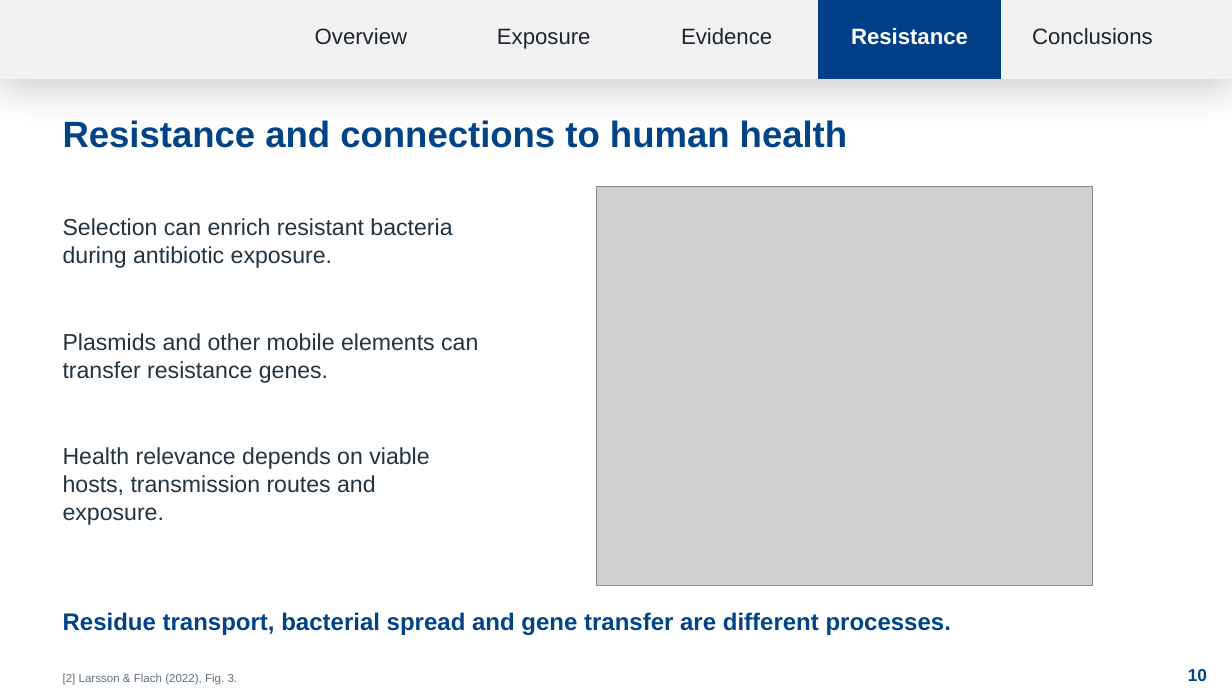
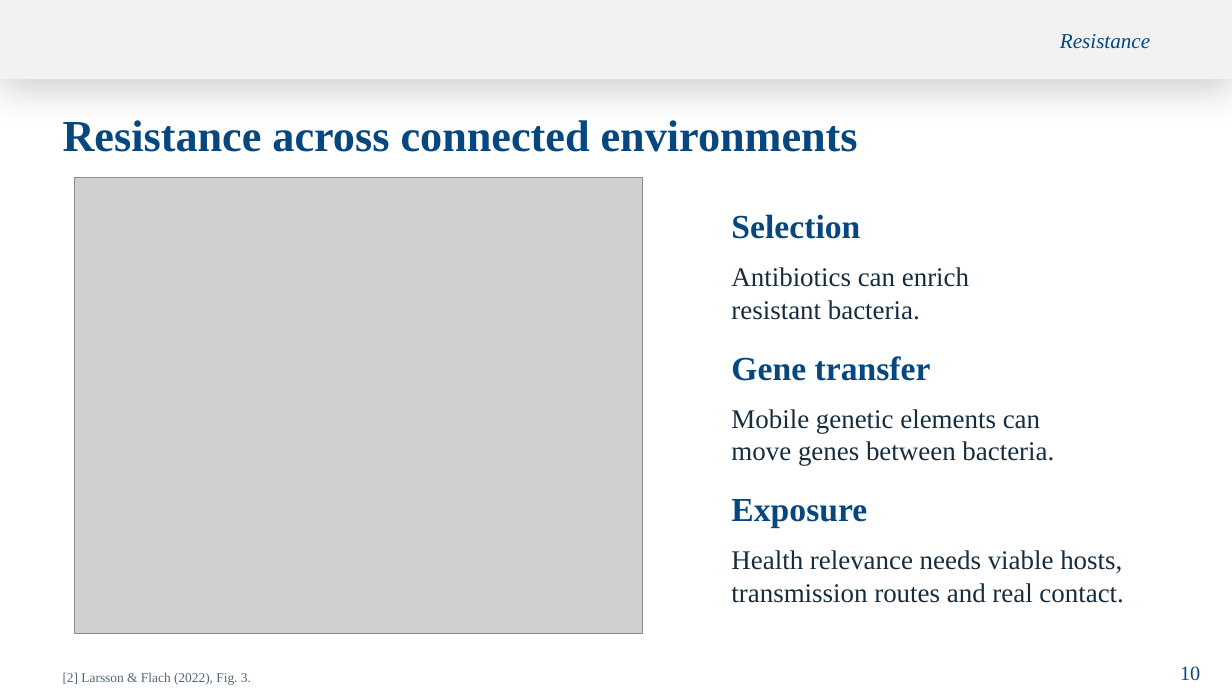
Before and after one commit to sophiawang122/yang, a slide deck: slide 10 of Antibiotics_Environmental_Toxicology_EN.pptx. Drawn at 1232x693 pixels with LibreOffice and Linux fonts; fonts in the diff are those of the drawing; grey boxes stand for pictures; background and template pictures are left out. Boxes give left, top, right and bottom in pixels: in the first picture for what was removed or moved away, otherwise in the second. Text is boxed around its words. In the diff, an @@ line names an element or a change of style, - is before the commit and + after.

```diff
--- a/Antibiotics_Environmental_Toxicology_EN.pptx
+++ b/Antibiotics_Environmental_Toxicology_EN.pptx
@@ text removed at box(315, 28, 407, 45) @@
-Overview
@@ text removed at box(681, 28, 772, 45) @@
-Evidence
@@ text "Resistance": place and size @@
-text "Resistance" at box(851, 28, 968, 45)
+text "Resistance" at box(1060, 34, 1150, 49)
@@ text "Resistance" at box(1060, 34, 1150, 49): size 17.2 to 16.5 pt, font Arial to Times New Roman, text colour #FFFFFF to #064780, bold off, italic on; alignment centre to right; vertical alignment middle to top @@
@@ rectangle removed at box(818, 0, 1001, 79) @@
@@ text removed at box(1032, 28, 1153, 45) @@
-Conclusions
@@ text at box(63, 120, 858, 152): text changed; size 28.5 to 34.5 pt; font Arial to Times New Roman; text colour #004386 to #064780 @@
-Resistance and connections to human health
+Resistance across connected environments
@@ picture: place and size @@
-picture at box(597, 187, 1093, 585)
+picture at box(75, 177, 643, 634)
@@ text added at box(731, 214, 860, 239), 26.2 pt, text #064780, bold @@
+Selection
@@ text at box(731, 267, 969, 320): text changed; size 18 to 21 pt; font Arial to Times New Roman; text colour #223442 to #172D3E @@
-Selection can enrich resistant bacteria during antibiotic exposure.
+Antibiotics can enrich
+resistant bacteria.
@@ text removed at box(63, 333, 478, 383) @@
-Plasmids and other mobile elements can transfer resistance genes.
@@ text added at box(731, 356, 931, 381), 26.2 pt, text #064780, bold @@
+Gene transfer
@@ text added at box(731, 409, 1054, 466), 21 pt, text #172D3E @@
+Mobile genetic elements can
+move genes between bacteria.
@@ text "Exposure": place and size @@
-text "Exposure" at box(497, 28, 591, 49)
+text "Exposure" at box(731, 499, 867, 528)
@@ text "Exposure" at box(731, 499, 867, 528): size 17.2 to 26.2 pt, font Arial to Times New Roman, text colour #1C2530 to #064780, bold on; alignment centre to left; vertical alignment middle to top @@
@@ text at box(731, 550, 1123, 603): text changed; size 18 to 21 pt; font Arial to Times New Roman; text colour #223442 to #172D3E @@
-Health relevance depends on viable hosts, transmission routes and exposure.
+Health relevance needs viable hosts,
+transmission routes and real contact.
@@ text removed at box(63, 612, 951, 635) @@
-Residue transport, bacterial spread and gene transfer are different processes.
@@ text "[2] Larsson & Flach (2022), ..." at box(63, 672, 251, 685): size 9 to 10.5 pt, font Arial to Times New Roman, text colour #60717F to #536875 @@
@@ text "10" at box(1180, 666, 1200, 680): size 13.5 to 15.8 pt, font Arial to Times New Roman, text colour #004386 to #064780, bold off @@
```
Also in this commit, not shown: 12 other slides changed, 4 slides added, 4 slides removed.
